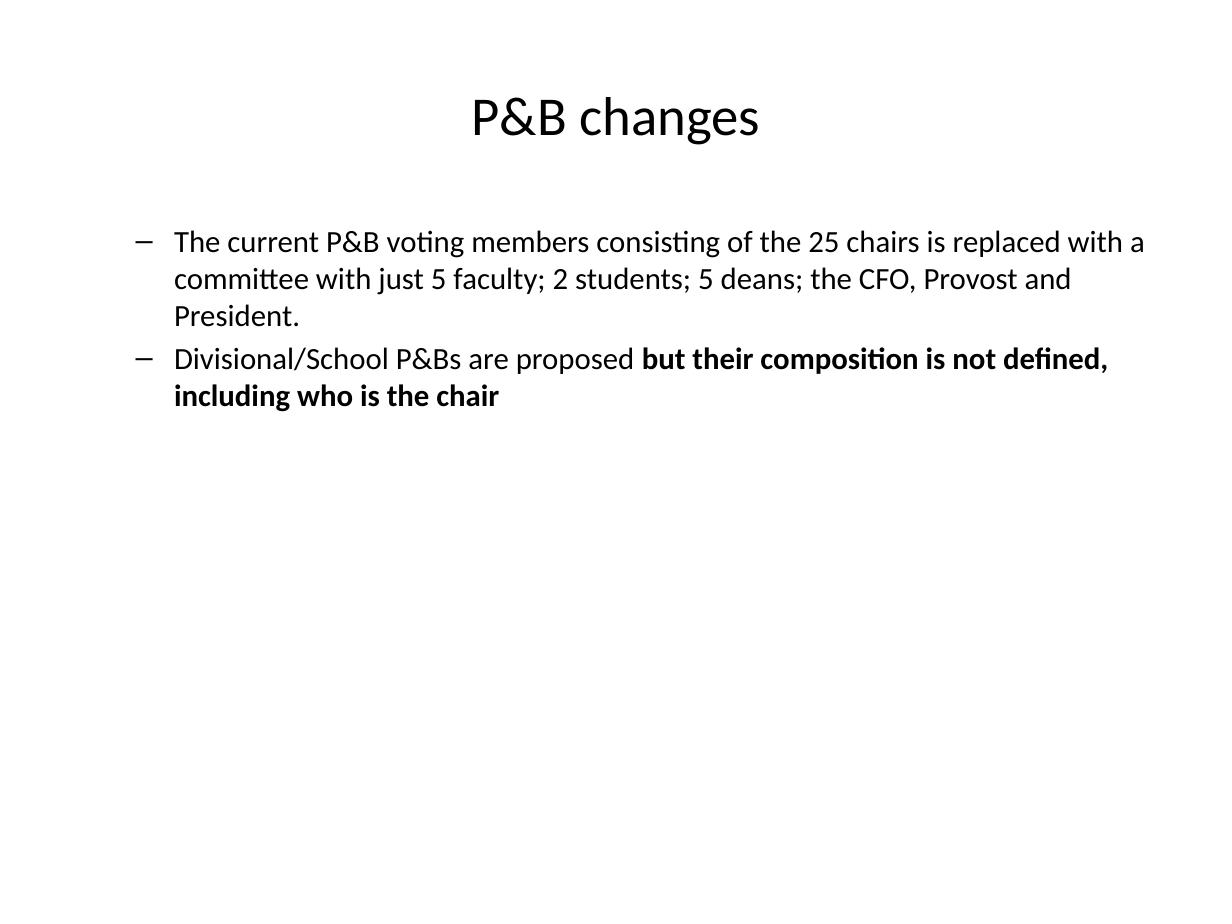
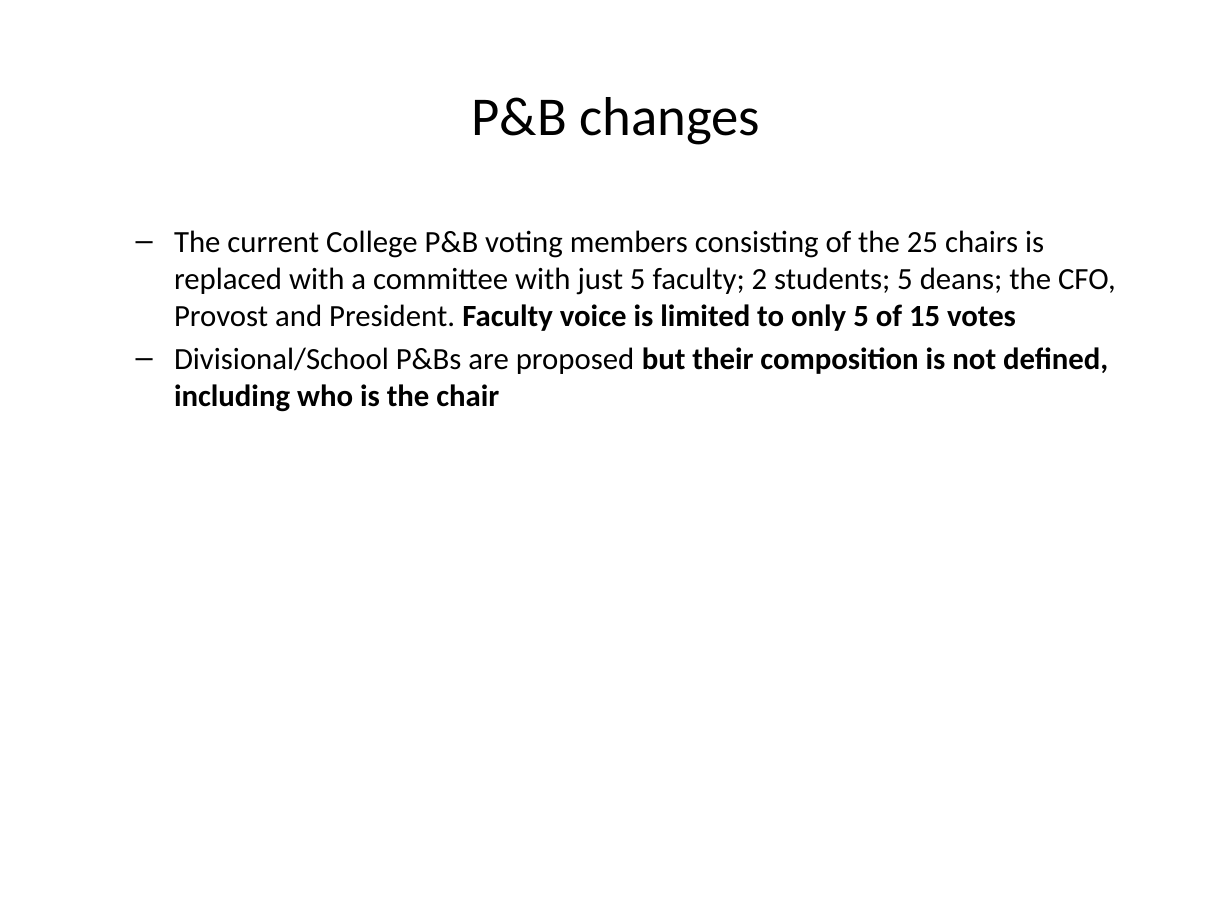
Before and after one commit to csi-covid19/csi-covid19.github.io, a slide deck: slide 6 of CCFS/Mar-SpecialMeeting/Proposed-changes.pptx. Drawn at 1232x924 pixels with LibreOffice and Linux fonts; fonts in the diff are those of the drawing. Boxes give left, top, right and bottom in pixels: in the first picture for what was removed or moved away, otherwise in the second. Text is boxed around its words. In the diff, an @@ line names an element or a change of style, - is before the commit and + after.

```diff
--- a/CCFS/Mar-SpecialMeeting/Proposed-changes.pptx
+++ b/CCFS/Mar-SpecialMeeting/Proposed-changes.pptx
@@ text at bbox=[174, 230, 1116, 331]: text changed @@
-  – The current P&B voting members consisting of the 25 chairs is replaced with a committee with just 5 faculty; 2 students; 5 deans; the CFO, Provost and President.
+  – The current College P&B voting members consisting of the 25 chairs is replaced with a committee with just 5 faculty; 2 students; 5 deans; the CFO, Provost and President. Faculty voice is limited to only 5 of 15 votes
```
Also in this commit, not shown: 10 other slides changed, 1 slide added.
